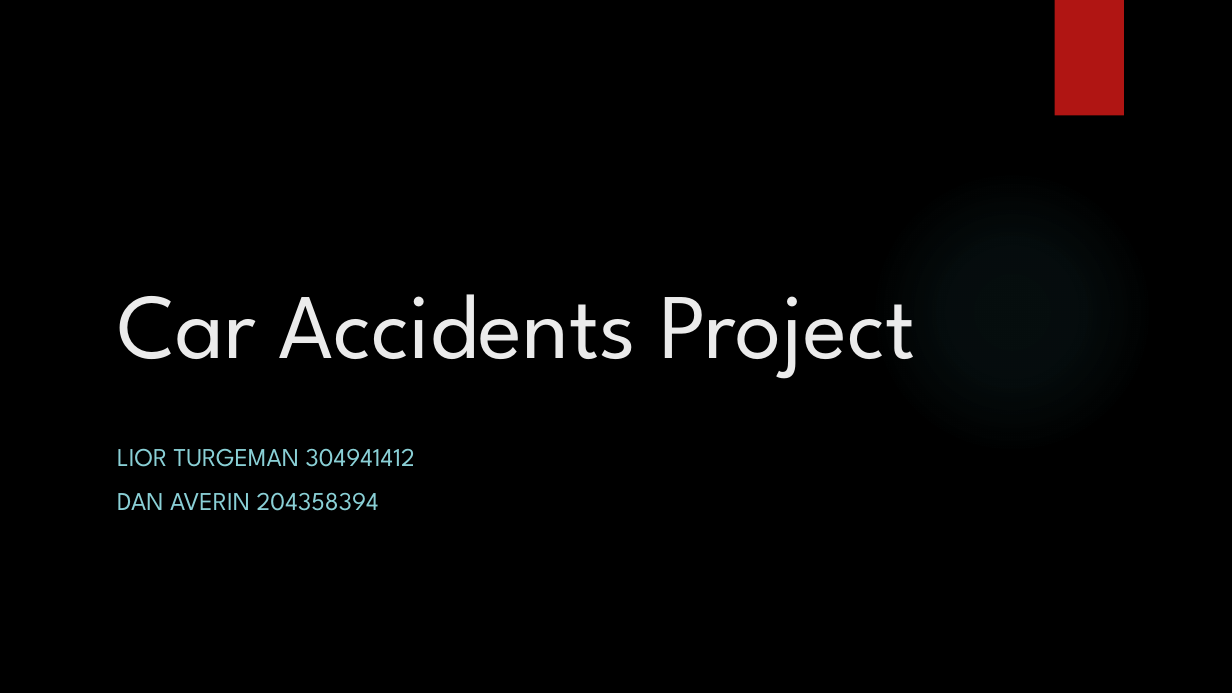
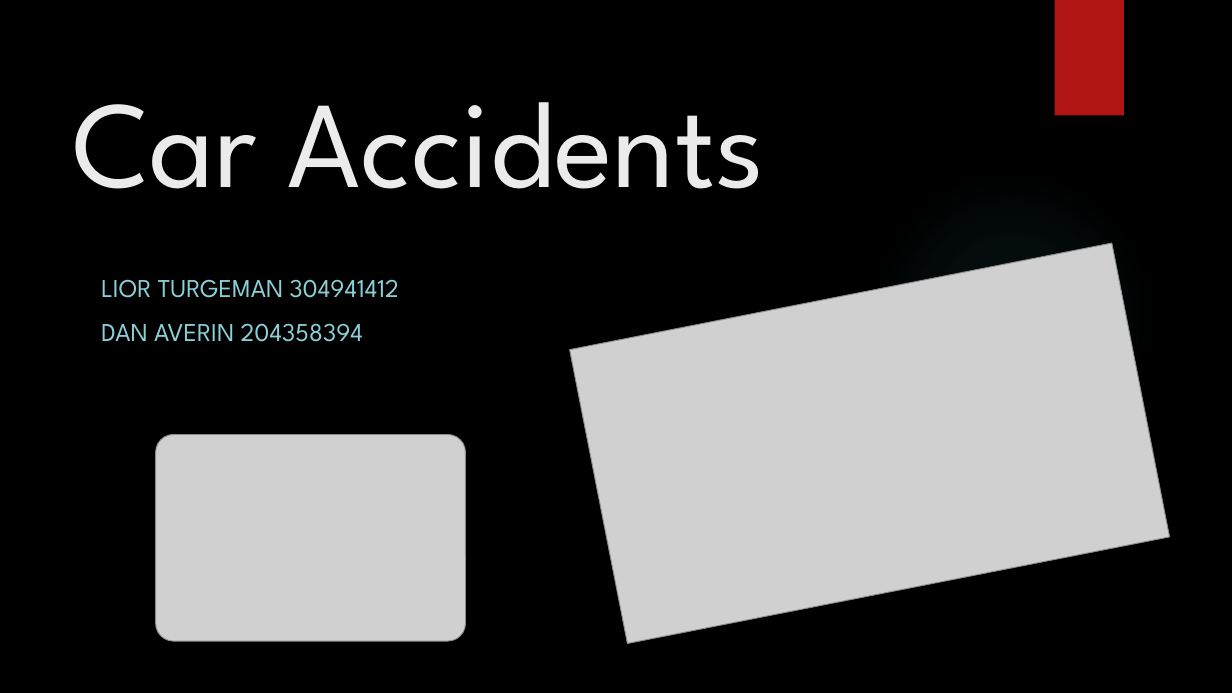
Before and after one commit to danprophet/dataScience, a slide deck: slide 1 of documents/Car Accidents Project.pptx. Drawn at 1232x693 pixels with LibreOffice and Linux fonts; fonts in the diff are those of the drawing; grey boxes stand for pictures; background and template pictures are left out. Boxes give left, top, right and bottom in pixels: in the first picture for what was removed or moved away, otherwise in the second. Text is boxed around its words. In the diff, an @@ line names an element or a change of style, - is before the commit and + after.

```diff
--- a/documents/Car Accidents Project.pptx
+++ b/documents/Car Accidents Project.pptx
@@ title at (72, 102, 765, 189): text changed; size 72 to 96 pt @@
-Car Accidents Project
+Car Accidents
@@ subtitle "LIOR TURGEMAN 304941412": place and size @@
-subtitle "LIOR TURGEMAN 304941412" at (117, 448, 415, 511)
+subtitle "LIOR TURGEMAN 304941412" at (101, 279, 399, 342)
@@ picture added at (570, 244, 1170, 644) @@
@@ picture added at (155, 434, 465, 641) @@
```
Also in this commit, not shown: 1 other slide changed, 2 slides added, 1 slide removed, 1 other file.
